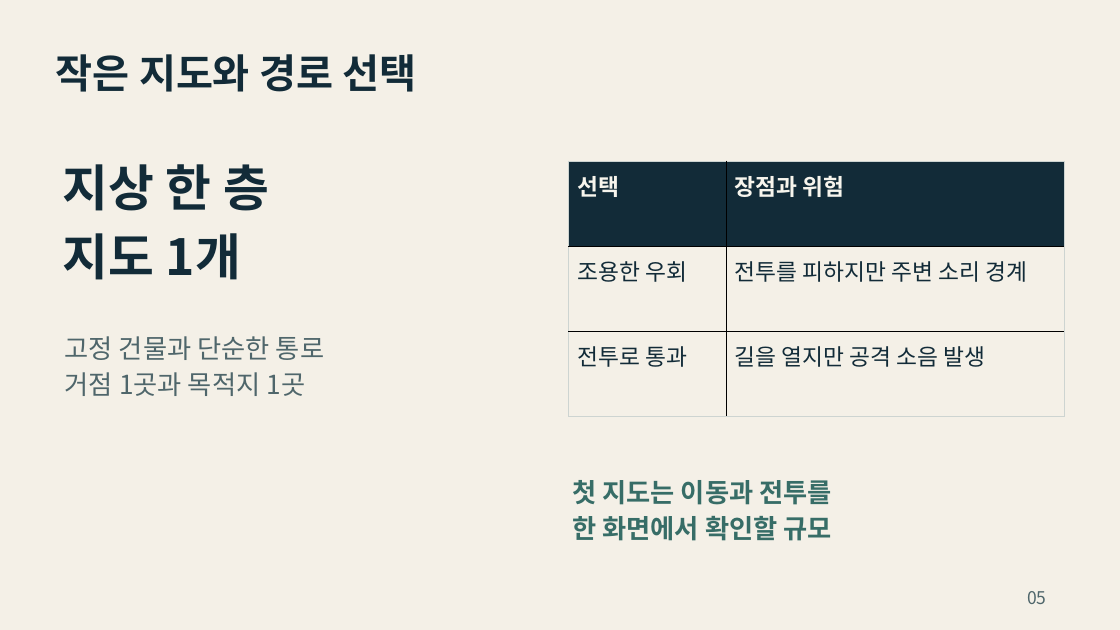
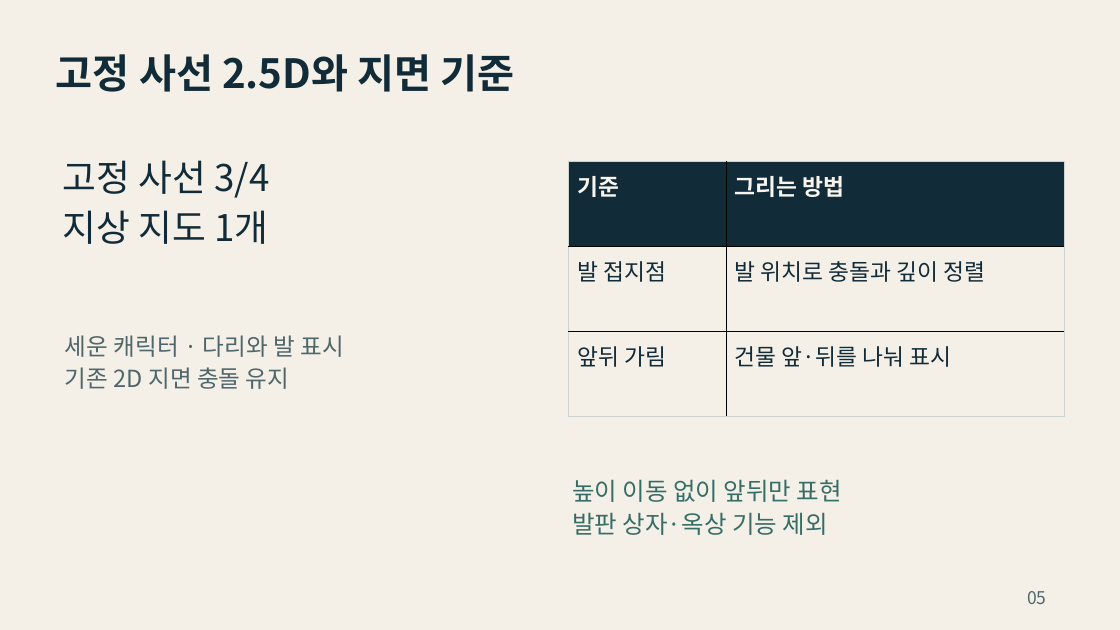
Before and after one commit to yoon778/2D_project, a slide deck: slide 5 of presentation/그림자_배달_기획서.pptx. Drawn at 1120x630 pixels with LibreOffice and Linux fonts; fonts in the diff are those of the drawing. Boxes give left, top, right and bottom in pixels: in the first picture for what was removed or moved away, otherwise in the second. Text is boxed around its words. In the diff, an @@ line names an element or a change of style, - is before the commit and + after.

```diff
--- a/presentation/그림자_배달_기획서.pptx
+++ b/presentation/그림자_배달_기획서.pptx
@@ text at (56,54,514,92): text changed @@
-작은 지도와 경로 선택
+고정 사선 2.5D와 지면 기준
@@ text at (63,160,269,244): text changed; size 42.8 to 31.5 pt; bold off @@
-지상 한 층
-지도 1개
+고정 사선 3/4
+지상 지도 1개
@@ table at (569,161,1065,417) @@
-row 1, column 1: 선택
+row 1, column 1: 기준
-row 1, column 2: 장점과 위험
+row 1, column 2: 그리는 방법
-row 2, column 1: 조용한 우회
+row 2, column 1: 발 접지점
-row 2, column 2: 전투를 피하지만 주변 소리 경계
+row 2, column 2: 발 위치로 충돌과 깊이 정렬
-row 3, column 1: 전투로 통과
+row 3, column 1: 앞뒤 가림
-row 3, column 2: 길을 열지만 공격 소음 발생
+row 3, column 2: 건물 앞·뒤를 나눠 표시
@@ text at (65,335,343,389): text changed; size 22.5 to 20.2 pt @@
-고정 건물과 단순한 통로
-거점 1곳과 목적지 1곳
+세운 캐릭터 · 다리와 발 표시
+기존 2D 지면 충돌 유지
@@ text at (572,479,842,535): text changed; size 22.5 to 21 pt; bold off @@
-첫 지도는 이동과 전투를
-한 화면에서 확인할 규모
+높이 이동 없이 앞뒤만 표현
+발판 상자·옥상 기능 제외
```
Also in this commit, not shown: 8 other slides changed, 10 other files.
